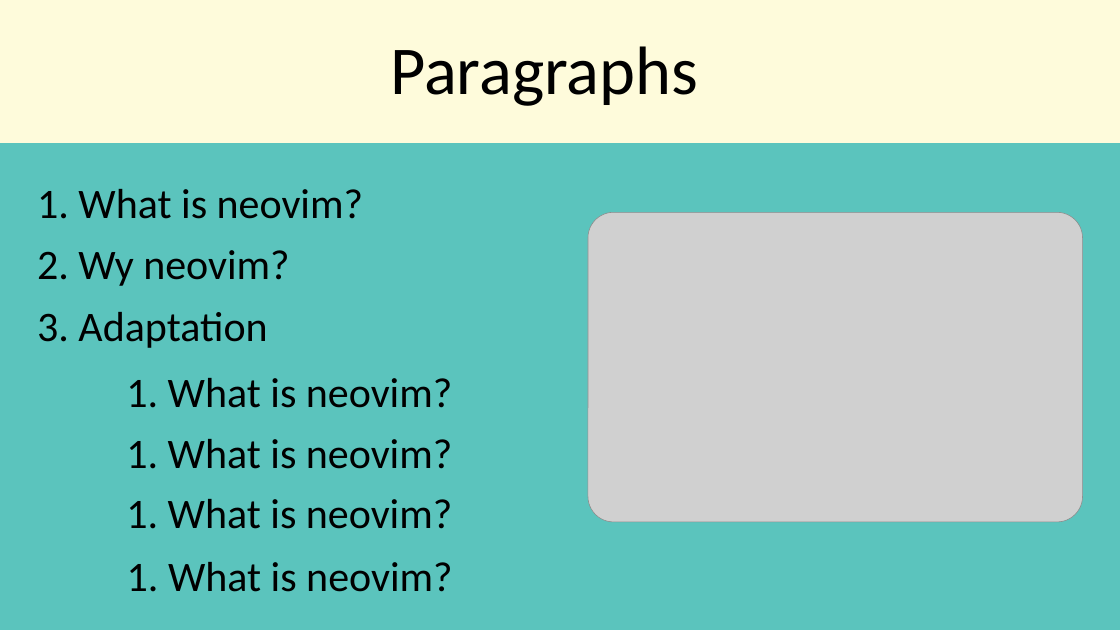
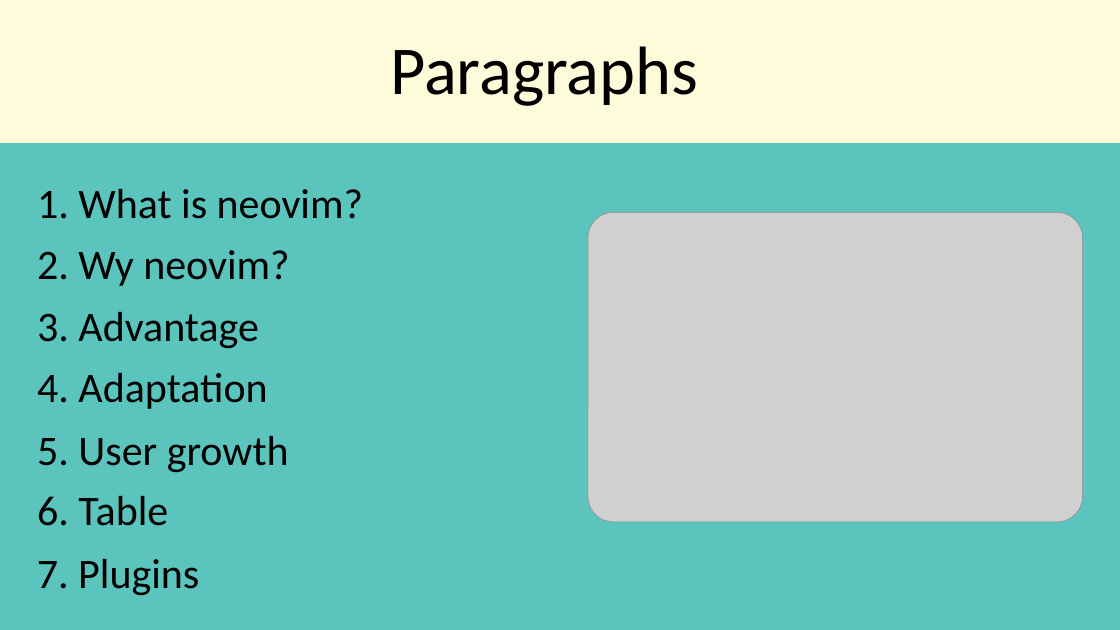
Before and after one commit to NotKiroma/Praktika, a slide deck: slide 2 of Praktika IKT/Day 8.pptx (slide 8 before the commit). Drawn at 1120x630 pixels with LibreOffice and Linux fonts; fonts in the diff are those of the drawing; grey boxes stand for pictures. Boxes give left, top, right and bottom in pixels: in the first picture for what was removed or moved away, otherwise in the second. Text is boxed around its words. In the diff, an @@ line names an element or a change of style, - is before the commit and + after.

```diff
--- a/Praktika IKT/Day 8.pptx
+++ b/Praktika IKT/Day 8.pptx
@@ text at (37,312,258,348): text changed @@
-3. Adaptation
+3. Advantage
@@ text added at (37,373,267,409), 54 pt, text #000000 @@
+4. Adaptation
@@ text removed at (126,378,452,408) @@
-1. What is neovim?
@@ text added at (37,436,289,472), 54 pt, text #000000 @@
+5. User growth
@@ text removed at (126,439,452,469) @@
-1. What is neovim?
@@ text added at (37,496,168,526), 54 pt, text #000000 @@
+6. Table
@@ text removed at (126,499,452,529) @@
-1. What is neovim?
@@ text added at (37,559,199,595), 54 pt, text #000000 @@
+7. Plugins
@@ text removed at (127,562,452,592) @@
-1. What is neovim?
```
Also in this commit, not shown: 1 other slide changed, 2 slides added, 3 slides removed, 2 other files.
